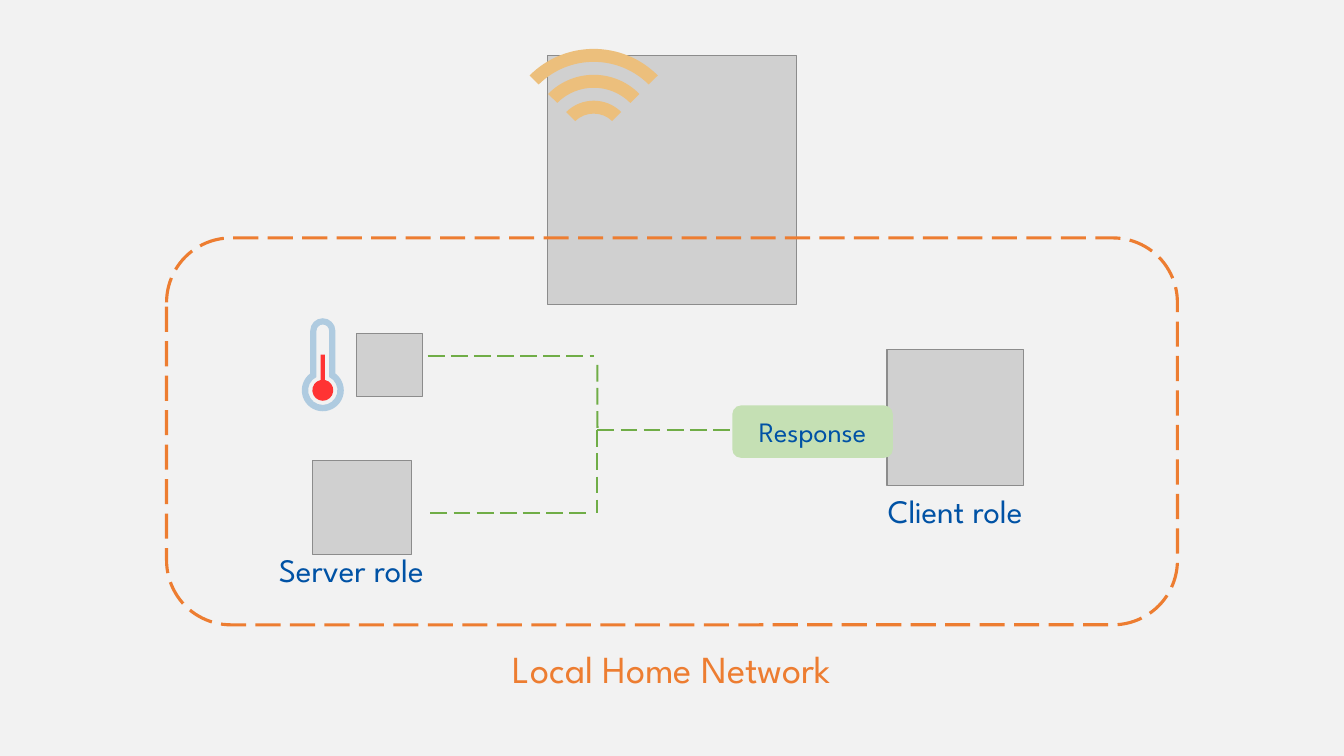
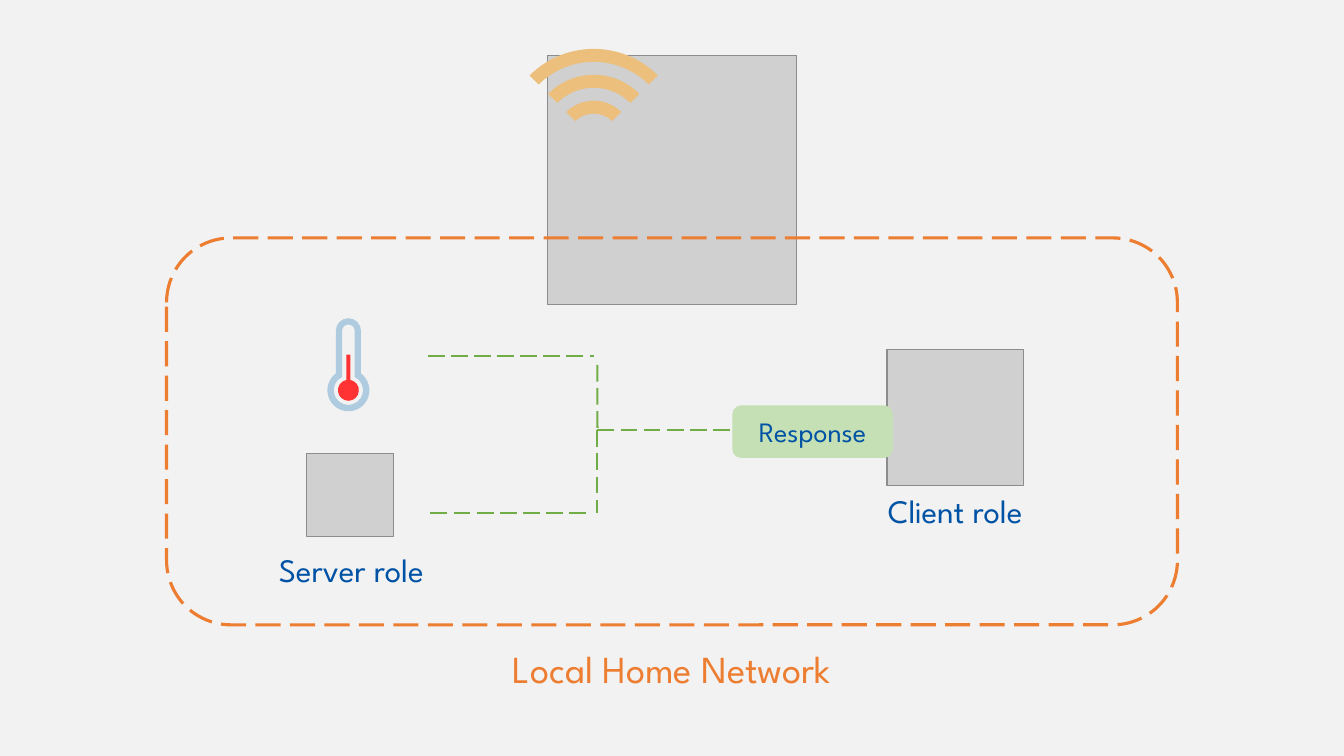
Before and after one commit to w3c/wot-cg, a slide deck: slide 17 of Tutorials/whatiswot/11-Architecture_Patterns/11-Architecture_Patterns.pptx. Drawn at 1344x756 pixels with LibreOffice and Linux fonts; fonts in the diff are those of the drawing; grey boxes stand for pictures. Boxes give left, top, right and bottom in pixels: in the first picture for what was removed or moved away, otherwise in the second. Text is boxed around its words. In the diff, an @@ line names an element or a change of style, - is before the commit and + after.

```diff
--- a/Tutorials/whatiswot/11-Architecture_Patterns/11-Architecture_Patterns.pptx
+++ b/Tutorials/whatiswot/11-Architecture_Patterns/11-Architecture_Patterns.pptx
@@ freeform shape: place and size @@
-freeform shape at <box>301,319,344,411</box>
+freeform shape at <box>328,319,370,411</box>
@@ freeform shape: place and size @@
-freeform shape at <box>313,355,334,401</box>
+freeform shape at <box>338,355,359,401</box>
@@ picture: place and size @@
-picture at <box>357,334,422,396</box>
+picture at <box>307,454,393,536</box>
@@ picture removed at <box>313,460,411,555</box> @@
```
Also in this commit, not shown: 10 other slides changed.
